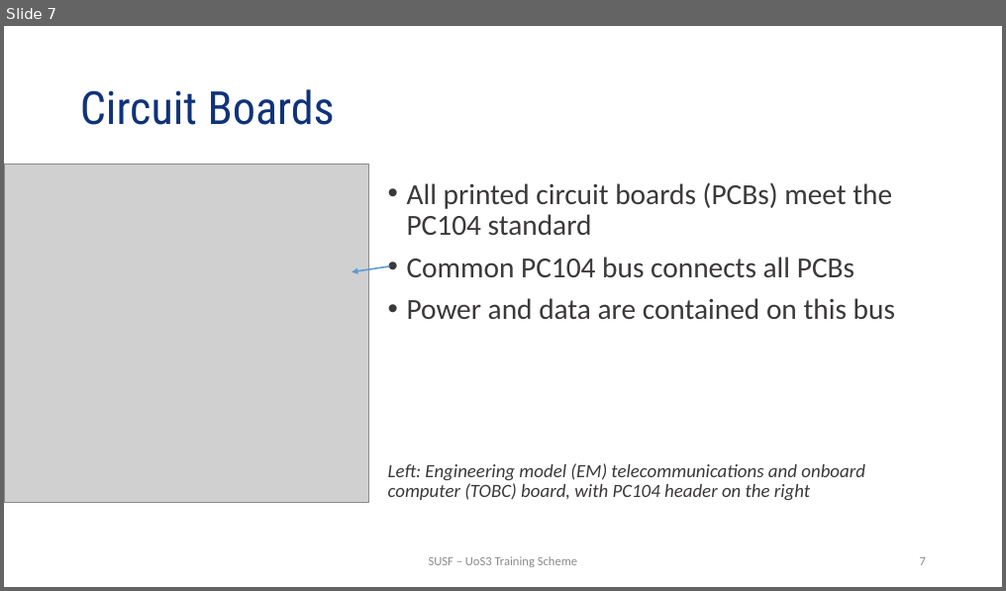
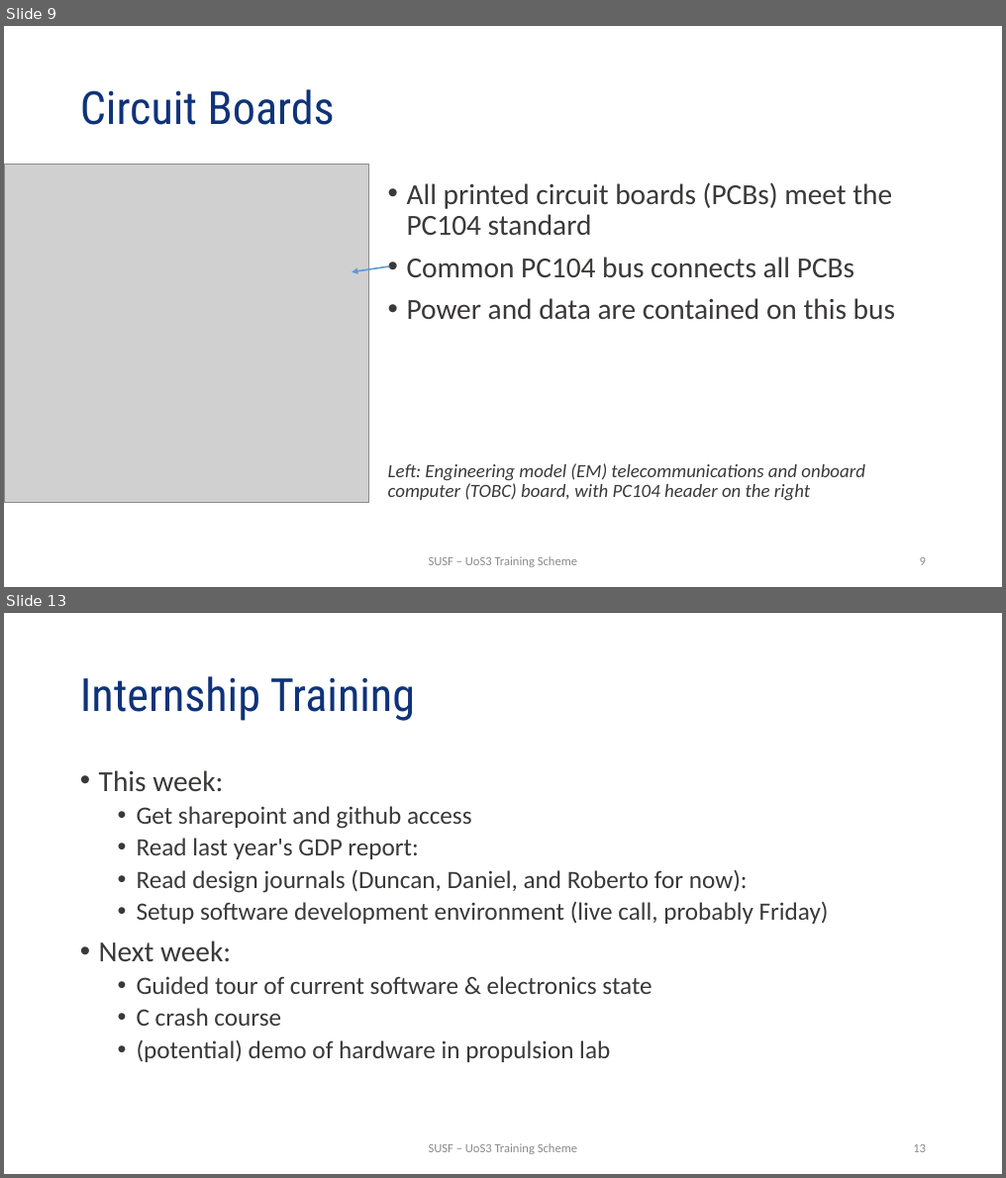
Before and after one commit to uos3/training-scheme, a slide deck: platform/UTS_SystemOverview.pptx. Shown one above the other, each under a label of ours: slide 7 before the commit, slides 9 and 13 after it; the slides between them are not shown. The pictures are 1006x591 and 1006x1178 pixels, drawn with LibreOffice and Linux fonts; fonts in the diff are those of the drawing; grey boxes stand for pictures; background and template pictures are left out. Boxes give left, top, right and bottom in pixels: in the first picture for what was removed or moved away, otherwise in the second. Text is boxed around its words. In the diff, an @@ line names an element or a change of style, - is before the commit and + after.

```diff
--- a/platform/UTS_SystemOverview.pptx
+++ b/platform/UTS_SystemOverview.pptx
@@ slide 13 added at (x1=4, y1=613, x2=1002, y2=1174), background #FFFFFF @@
@@ title added at (x1=80, y1=676, x2=415, y2=721), 44 pt, text #0F337A @@
+Internship Training
@@ text added at (x1=99, y1=770, x2=829, y2=1062), 24 pt, text #3B3838 @@
+• This week:
+  • Get sharepoint and github access
+  • Read last year's GDP report:
+  • Read design journals (Duncan, Daniel, and Roberto for now):
+  • Setup software development environment (live call, probably Friday)
+• Next week:
+  • Guided tour of current software & electronics state
+  • C crash course
+  • (potential) demo of hardware in propulsion lab
@@ text added at (x1=429, y1=1144, x2=577, y2=1155), 12 pt, text #8C8C8C @@
+SUSF – UoS3 Training Scheme
@@ page number added at (x1=913, y1=1145, x2=926, y2=1153), 12 pt, text #8C8C8C @@
+13
@@ what was slide 7 is now slide 9 @@
@@ page number at (x1=920, y1=558, x2=926, y2=566): text changed @@
-7
+9
```
Also in this commit, not shown: 5 other slides added.
